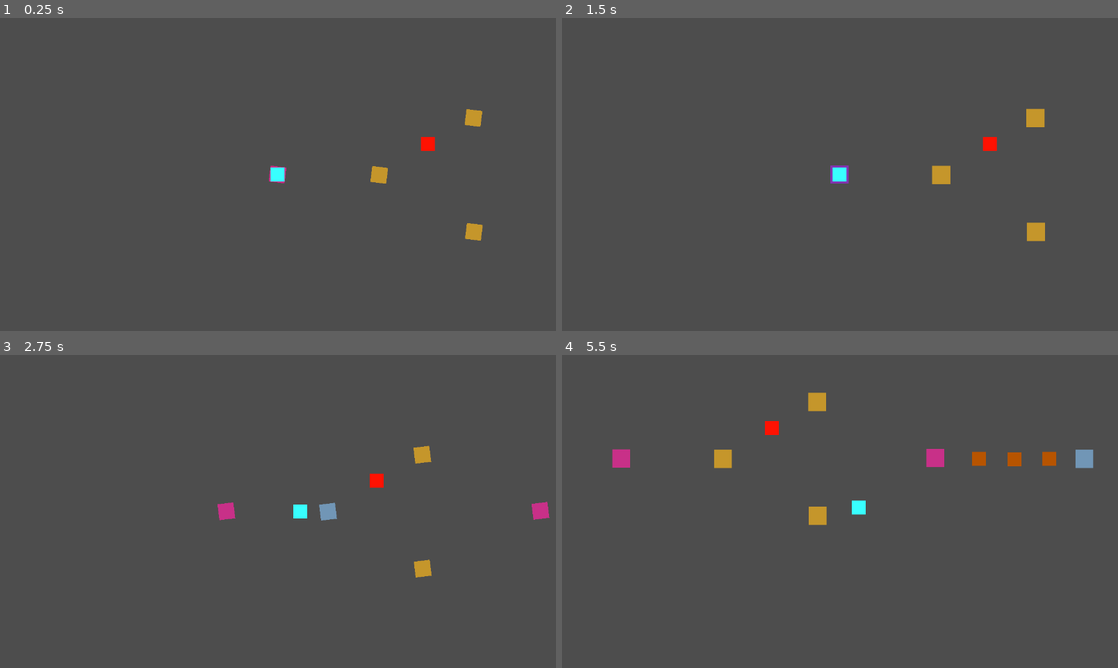
Above: before the commit, frames 1-4 (two rows, left to right).
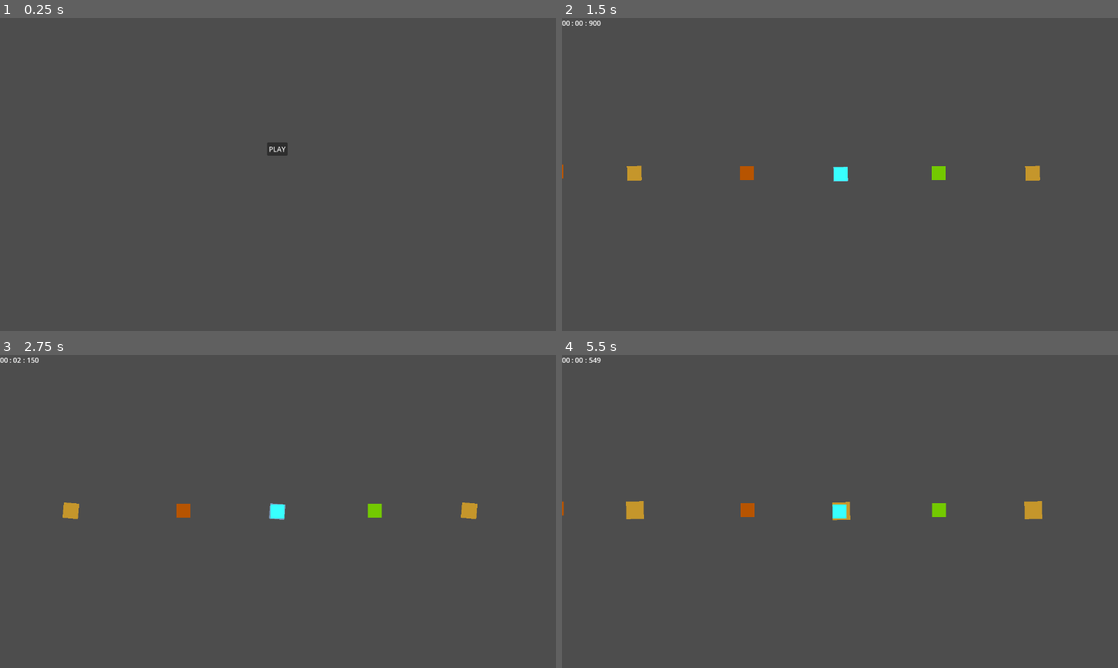
Above: after the commit, the same moments.

Repository: billbobphil/polymars-jam-2024
Game: Godot game, scene res://top.tscn
Two runs of this game, one before a commit and one after it. Both use one fixed random seed, a clock stepped at 60 frames per second and the inputs below.
Inputs (mouse positions are in pixels of both pictures, inside the frame that each line leads up to):
- Up to frame 1 (0.25 s): no input
- Up to frame 2 (1.5 s): click (840, 149) at 0.5 s, where only the run after the commit has a clickable "PLAY"; move the mouse to (840, 174) at 1.27 s; tap Space (overheat) at 1.35 s; click (840, 174) at 1.42 s
- Up to frame 3 (2.75 s): move the mouse to (378, 511) at 2.02 s; tap Space (overheat) at 2.1 s; click (378, 511) at 2.17 s
- Up to frame 4 (5.5 s): move the mouse to (984, 455) at 2.77 s; tap Space (overheat) every 0.75 s from 2.85 to 5.1 s; click (984, 455) at 2.92 s; move the mouse to (934, 567) at 3.52 s; click (934, 567) at 3.67 s; move the mouse to (1006, 483) at 4.27 s; click (1006, 483) at 4.42 s; tap R (restart) at 4.9 s; move the mouse to (1106, 455) at 5.02 s; click (1106, 455) at 5.17 s

The runs differ from the first frame. In frame 1, 0.9% of the frame differs, in the area x 48-87%, y 29-72%; in frame 2, 1.2%; in frame 3, 1.7%; in frame 4, 2.6%, in the area x 0-96%, y 0-55%.

Commit message:
Added a basic hud, timer, and restart function

Diff:
--- /dev/null
+++ b/HUD.gd
@@ -0,0 +1,26 @@
+extends CanvasLayer
+
+class_name HUD
+
+@onready var timer : Timer = $Timer
+@onready var minutesText = $MinutesText
+@onready var secondsText = $SecondsText
+@onready var millisecondsText = $MillisecondsText
+var elapsedTime = 0;
+
+func _ready():
+	timer.timeout.connect(on_timer_timeout);
+
+func on_timer_timeout():
+	elapsedTime += timer.wait_time;
+	var minutes = int(elapsedTime / 60);
+	var seconds = int(elapsedTime) % 60;
+	var milliseconds = int((elapsedTime - int(elapsedTime)) * 1000);
+
+	minutesText.text = "%02d" % [minutes];
+	secondsText.text = "%02d" % [seconds];
+	millisecondsText.text = "%03d" % [milliseconds];
+
+func stopTime():
+	timer.stop();
+	StatsTracker.totalRunTime = elapsedTime;
--- /dev/null
+++ b/StatsTracker.gd
@@ -0,0 +1,3 @@
+extends Node
+
+var totalRunTime : float;
--- /dev/null
+++ b/Top.gd
@@ -0,0 +1,44 @@
+extends Node2D
+
+@export var menuScene : PackedScene;
+@export var finishScene : PackedScene;
+@export var gameScene : PackedScene;
+var currentScene;
+
+func _ready():
+	var menu = menuScene.instantiate();
+	currentScene = menu;
+	add_child(menu);
+
+func startGame():
+	switchToScene(gameScene);
+
+func restartGame():
+	var nodes = get_tree().get_nodes_in_group("positionNodes")
+	for node in nodes:
+		if node:
+			node.remove_from_group("positionNodes")
+			node.queue_free()
+	var playerNodes = get_tree().get_nodes_in_group("player")
+	for node in playerNodes:
+		if node:
+			node.remove_from_group("player")
+			node.queue_free()
+
+	switchToScene(gameScene);
+
+func switchToMenu():
+	switchToScene(menuScene);
+
+func switchToFinish():
+	switchToScene(finishScene);
+
+func switchToScene(scene : PackedScene):
+	currentScene.queue_free();
+	currentScene = null;
+	call_deferred("loadNewScene", scene);
+
+func loadNewScene(scene : PackedScene):
+	var newScene = scene.instantiate();
+	currentScene = newScene;
+	add_child(newScene);
--- a/finish/Finish.gd
+++ b/finish/Finish.gd
@@ -1,7 +1,10 @@
 extends Node2D
+
+@export var hud : HUD
 
 func _on_area_2d_area_entered(area:Area2D):
 	var parent = area.get_parent();
 	if (parent.is_in_group("player")):
-		print("FINISHED");
-		#TODO: finish stuff
+		#well aren't we lazy today
+		hud.stopTime();
+		get_tree().get_root().get_node("top").switchToFinish();
--- /dev/null
+++ b/finish/FinishMenu.gd
@@ -0,0 +1,4 @@
+extends Node2D
+
+func _on_menu_button_pressed():
+	get_tree().get_root().get_node("top").switchToMenu();
--- /dev/null
+++ b/finish/finishMenu.tscn
@@ -0,0 +1,17 @@
+[gd_scene load_steps=2 format=3 uid="uid://b3r3nld6v706i"]
+
+[ext_resource type="Script" path="res://finish/FinishMenu.gd" id="1_yuxxg"]
+
+[node name="FinishMenu" type="Node2D"]
+script = ExtResource("1_yuxxg")
+
+[node name="CanvasLayer" type="CanvasLayer" parent="."]
+
+[node name="MenuButton" type="Button" parent="CanvasLayer"]
+offset_left = 611.0
+offset_top = 290.0
+offset_right = 668.0
+offset_bottom = 321.0
+text = "MENU"
+
+[connection signal="pressed" from="CanvasLayer/MenuButton" to="." method="_on_menu_button_pressed"]
--- a/game.tscn
+++ b/game.tscn
@@ -14,6 +14,7 @@
 [ext_resource type="PackedScene" uid="uid://coggupjits18y" path="res://warp/warp_exit.tscn" id="10_nbpfi"]
 [ext_resource type="PackedScene" uid="uid://da0uhxbiwcqcx" path="res://obstacles/circle_path_follow_obstacle.tscn" id="11_k4fwa"]
 [ext_resource type="PackedScene" uid="uid://cwrq6w0fwet4p" path="res://finish/finish.tscn" id="14_77kpb"]
+[ext_resource type="Script" path="res://HUD.gd" id="15_hqy2d"]
 
 [node name="Game" type="Node2D"]
 
@@ -526,7 +527,6 @@
 [node name="PathFollowObstacle30" parent="Obstacles" instance=ExtResource("7_artj7")]
 position = Vector2(14491, -2754)
 rotation = 1.55916
-scale = Vector2(1, 1)
 
 [node name="PathFollowObstacle31" parent="Obstacles" instance=ExtResource("7_artj7")]
 position = Vector2(14489, -2642)
@@ -566,9 +566,46 @@
 [node name="WarpExit-4" parent="Warps" instance=ExtResource("10_nbpfi")]
 position = Vector2(12469, -1430)
 
-[node name="Finish" parent="." instance=ExtResource("14_77kpb")]
+[node name="Finish" parent="." node_paths=PackedStringArray("hud") instance=ExtResource("14_77kpb")]
 position = Vector2(16201, -2513)
+hud = NodePath("../HUD")
 
 [node name="Player" parent="." node_paths=PackedStringArray("startingCheckpoint") instance=ExtResource("4_3aab6")]
-position = Vector2(39, 162)
+position = Vector2(15972, -2510)
 startingCheckpoint = NodePath("../PositionNodes/StartingCheckpoint")
+
+[node name="HUD" type="CanvasLayer" parent="."]
+script = ExtResource("15_hqy2d")
+
+[node name="MinutesText" type="Label" parent="HUD"]
+offset_right = 40.0
+offset_bottom = 23.0
+text = "00"
+
+[node name="MinutesColon" type="Label" parent="HUD"]
+offset_left = 22.0
+offset_right = 62.0
+offset_bottom = 23.0
+text = ":"
+
+[node name="SecondsText" type="Label" parent="HUD"]
+offset_left = 30.0
+offset_right = 70.0
+offset_bottom = 23.0
+text = "00"
+
+[node name="SecondsColon" type="Label" parent="HUD"]
+offset_left = 53.0
+offset_right = 93.0
+offset_bottom = 23.0
+text = ":"
+
+[node name="MillisecondsText" type="Label" parent="HUD"]
+offset_left = 62.0
+offset_right = 102.0
+offset_bottom = 23.0
+text = "00"
+
+[node name="Timer" type="Timer" parent="HUD"]
+wait_time = 0.05
+autostart = true
--- a/menu/Menu.gd
+++ b/menu/Menu.gd
@@ -1,5 +1,4 @@
 extends Node2D
 
-
 func _on_play_button_pressed():
-	pass # Replace with function body.
+	get_tree().get_root().get_node("top").startGame();
--- a/player/Player.gd
+++ b/player/Player.gd
@@ -36,6 +36,9 @@
 	currentCheckpoint = startingCheckpoint;
 
 func _process(delta):
+
+	if(Input.is_action_just_pressed("restart")):
+		get_tree().get_root().get_node("top").restartGame();
 
 	if(Input.is_action_just_pressed("overheat")):
 		overheat();
--- a/positionNode/PositionNodeManager.gd
+++ b/positionNode/PositionNodeManager.gd
@@ -6,6 +6,7 @@
 
 func _ready():
 	var nodes = get_tree().get_nodes_in_group("positionNodes");
+	print("number of nodes: ", nodes.size());
 	for node in nodes:
 		var positionNode = node as PositionNode
 		positionNodes.append(positionNode)
@@ -13,6 +14,7 @@
 	for positionNode in positionNodes:
 		positionNode.position_node_selected.connect(on_node_selected);
 		pass;
+	print("number of position nodes: ", positionNodes.size());
 
 	#So we can run scenes without a player without errors
 	var playerNodes = get_tree().get_nodes_in_group("player");
--- a/project.godot
+++ b/project.godot
@@ -14,6 +14,10 @@
 run/main_scene="res://top.tscn"
 config/features=PackedStringArray("4.2", "GL Compatibility")
 config/icon="res://icon.svg"
+
+[autoload]
+
+StatsTracker="*res://StatsTracker.gd"
 
 [display]
 
--- a/top.tscn
+++ b/top.tscn
@@ -1,7 +1,12 @@
-[gd_scene load_steps=2 format=3 uid="uid://dbgyb8ytmjxfk"]
+[gd_scene load_steps=5 format=3 uid="uid://dbgyb8ytmjxfk"]
 
-[ext_resource type="PackedScene" uid="uid://sldm530candc" path="res://game.tscn" id="1_3nhkd"]
+[ext_resource type="Script" path="res://Top.gd" id="1_kw161"]
+[ext_resource type="PackedScene" uid="uid://d1ryxewd4vsyq" path="res://menu/menu.tscn" id="2_og6wu"]
+[ext_resource type="PackedScene" uid="uid://b3r3nld6v706i" path="res://finish/finishMenu.tscn" id="3_u6udf"]
+[ext_resource type="PackedScene" uid="uid://sldm530candc" path="res://game.tscn" id="3_uyd2d"]
 
 [node name="top" type="Node2D"]
-
-[node name="Game" parent="." instance=ExtResource("1_3nhkd")]
+script = ExtResource("1_kw161")
+menuScene = ExtResource("2_og6wu")
+finishScene = ExtResource("3_u6udf")
+gameScene = ExtResource("3_uyd2d")
Not shown: 1 places in game.tscn that only renumber resources
